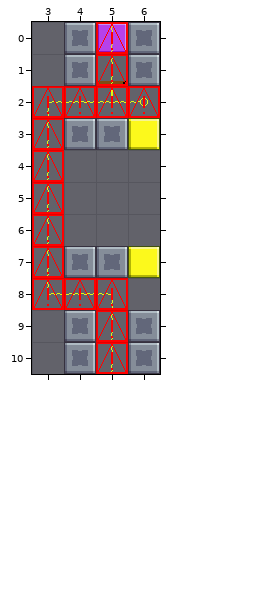
Tiled map (JSON) -- Assets/Level_Editor/TileMap/Room_8.tmj. The first picture shows the starting point.
Cells are 32x32 px. Shown: x 3..6, y 0..10.
And afterwards:
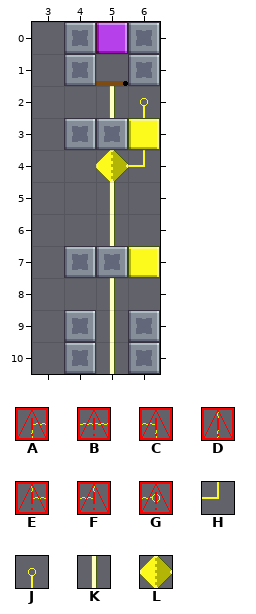
Key: from "tileSet": A 5 "null", B 6 "null", C 7 "null", D 15 "null", E 25 "null", F 27 "null", G 36 "null", H 179 "cable_wire", J 189 "cable_source", K 220 "cable_wire", L 221 "cable_link".
_ is an empty cell, . an unchanged one.
From old to new:
--- layer "Overlap"
@@ x 5..6 @@
- 2 EG
+ 2 KJ
@@ x 5..6 @@
- 4 __
- 5 _.
- 6 _.
+ 4 LH
+ 5 K.
+ 6 K.
@@ x 5..5 @@
- 8 _
- 9 _
-10 _
+ 8 K
+ 9 K
+10 K
--- layer "line" (removed)
@@ x 3..5 @@
- 0 ..D
- 1 ..D
- 2 ABF
- 3 D..
- 4 D..
- 5 D..
- 6 D..
- 7 D..
- 8 EBC
- 9 ..D
-10 ..D
+ 0 .._
+ 1 .._
+ 2 ___
+ 3 _..
+ 4 _..
+ 5 _..
+ 6 _..
+ 7 _..
+ 8 ___
+ 9 .._
+10 .._
Boxes around the changes in both pictures, in picture pixels (x1, y1, x2, y2):
changed: (32, 22, 160, 374)
